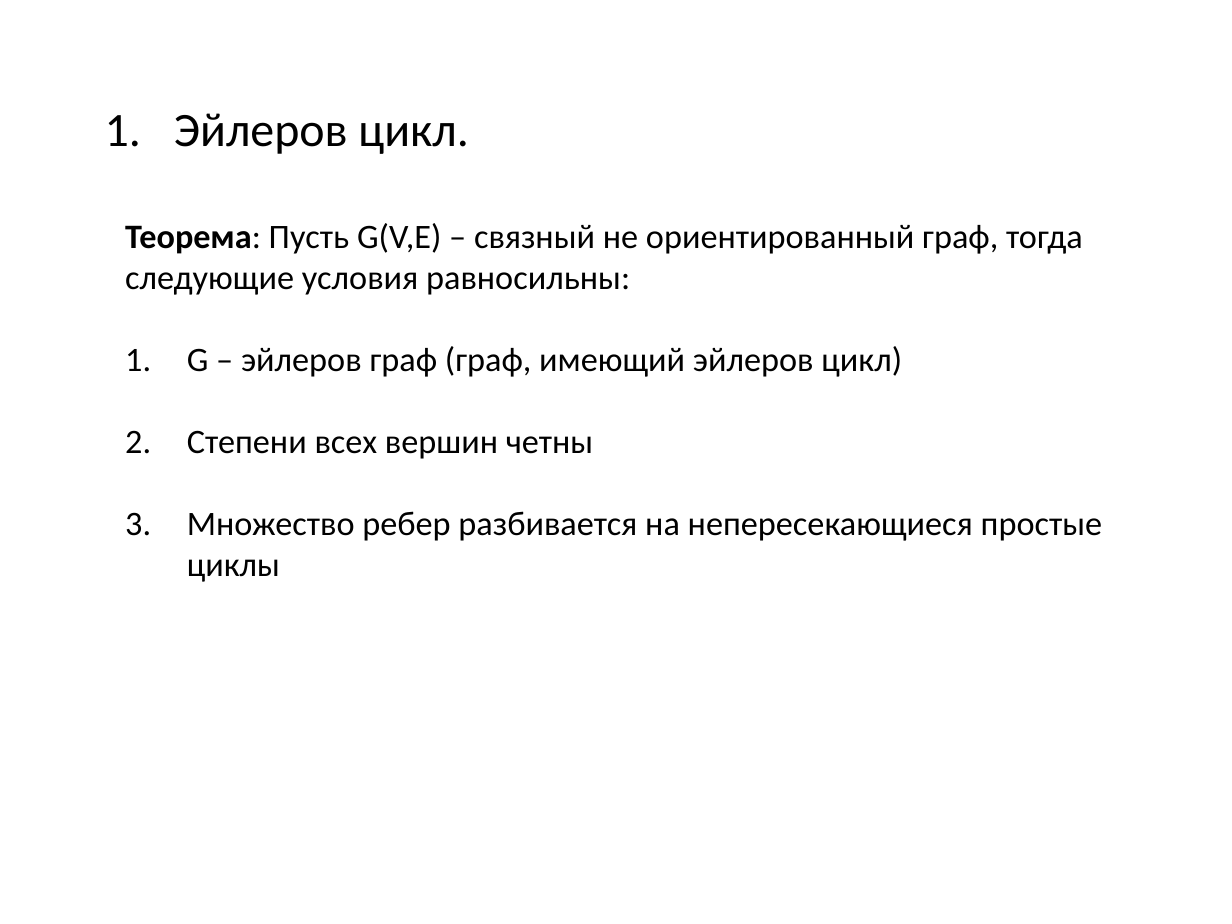
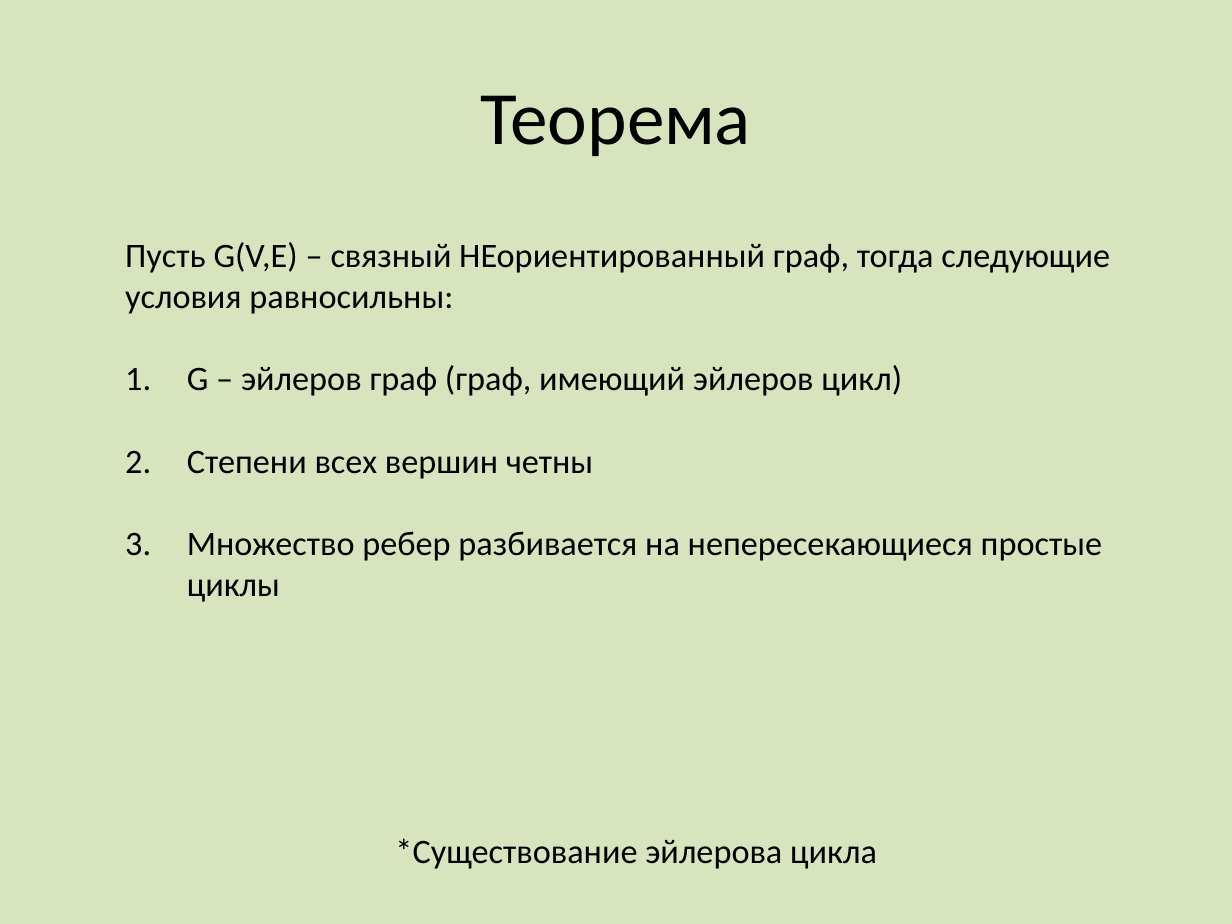
Before and after one commit to SteinbergOB/ANG, a slide deck: slide 104 of Презентации/Лекция 0.pptx (slide 65 before the commit). Drawn at 1232x924 pixels with LibreOffice and Linux fonts; fonts in the diff are those of the drawing. Boxes give left, top, right and bottom in pixels: in the first picture for what was removed or moved away, otherwise in the second. Text is boxed around its words. In the diff, an @@ line names an element or a change of style, - is before the commit and + after.

```diff
--- a/Презентации/Лекция 0.pptx
+++ b/Презентации/Лекция 0.pptx
@@ background #FFFFFF to #D7E4BD @@
@@ text removed at (x1=174, y1=113, x2=468, y2=154) @@
-1. Эйлеров цикл.
@@ text added at (x1=481, y1=95, x2=751, y2=156), 44 pt, text #000000 @@
+Теорема
@@ text "Пусть G(V,E) – связный НЕориентированный ..." moved from (x1=125, y1=223, x2=1103, y2=582) to (x1=125, y1=242, x2=1110, y2=602) @@
@@ text at (x1=125, y1=242, x2=1110, y2=314): text changed @@
-Теорема: Пусть G(V,E) – связный не ориентированный граф, тогда следующие условия равносильны:
+Пусть G(V,E) – связный НЕориентированный граф, тогда следующие условия равносильны:
@@ text added at (x1=395, y1=838, x2=877, y2=869), 20 pt, text #000000 @@
+*Существование эйлерова цикла
```
Also in this commit, not shown: 28 other slides changed, 42 slides added, 1 slide removed, 1 other file.
